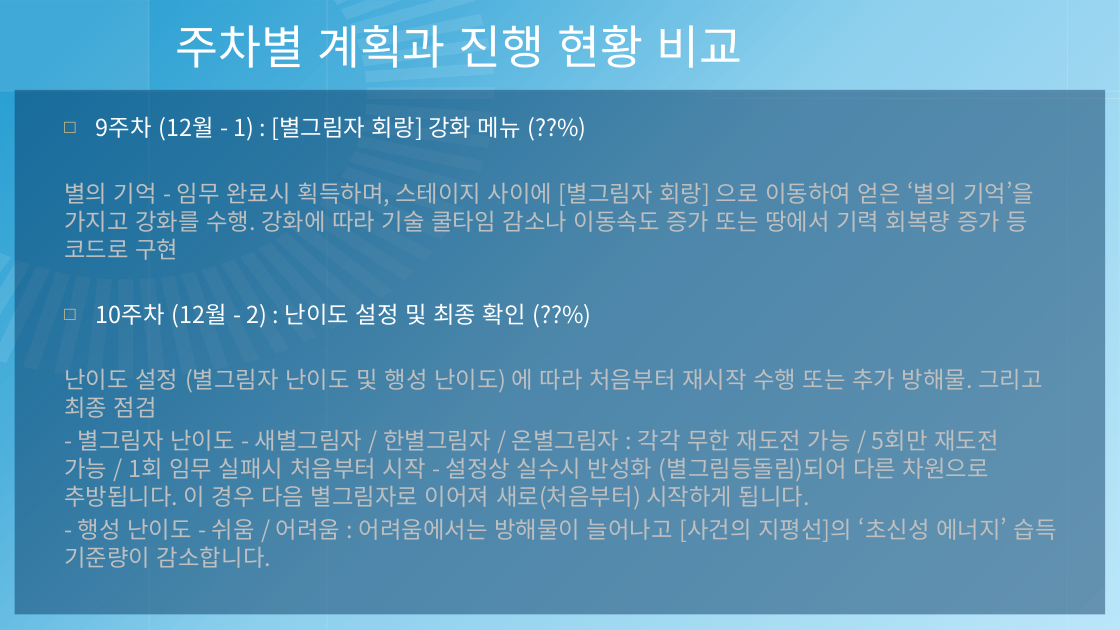
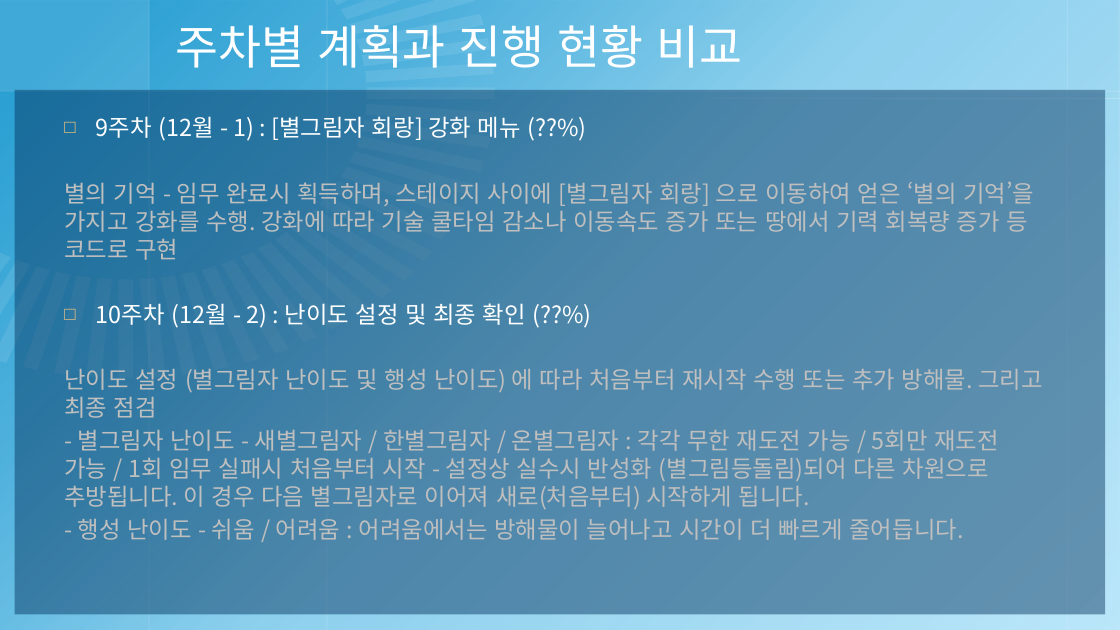
Before and after one commit to pb-wandu/2018180040_2DGP_PROJECT, a slide deck: slide 6 of 2018180040 - 2DGP 3차 발표 프레젠테이션.pptx. Drawn at 1120x630 pixels with LibreOffice and Linux fonts; fonts in the diff are those of the drawing; background and template pictures are left out. Boxes give left, top, right and bottom in pixels: in the first picture for what was removed or moved away, otherwise in the second. Text is boxed around its words. In the diff, an @@ line names an element or a change of style, - is before the commit and + after.

Commit message:
우리 버튼, 시간 정상영업합니다
시작 메뉴의 기본 버튼들 (난이도 설정 제외) 정상 작동됩니다 + 시작 메뉴 이미지 변경 / 일시정지 후 플레이어 동작이 안 되는 오류 수정 (resume부분 코드 추가) / 시간제한 작동, 시간이 다 떨어지면 메인 메뉴로 이동

```diff
--- a/2018180040 - 2DGP 3차 발표 프레젠테이션.pptx
+++ b/2018180040 - 2DGP 3차 발표 프레젠테이션.pptx
@@ text at bbox=[78, 519, 963, 540]: text changed @@
-- 행성 난이도 - 쉬움 / 어려움 : 어려움에서는 방해물이 늘어나고 [사건의 지평선]의 ‘초신성 에너지’ 습득 기준량이 감소합니다.
+- 행성 난이도 - 쉬움 / 어려움 : 어려움에서는 방해물이 늘어나고 시간이 더 빠르게 줄어듭니다.
```
Also in this commit, not shown: 3 other slides changed, 10 other files.
